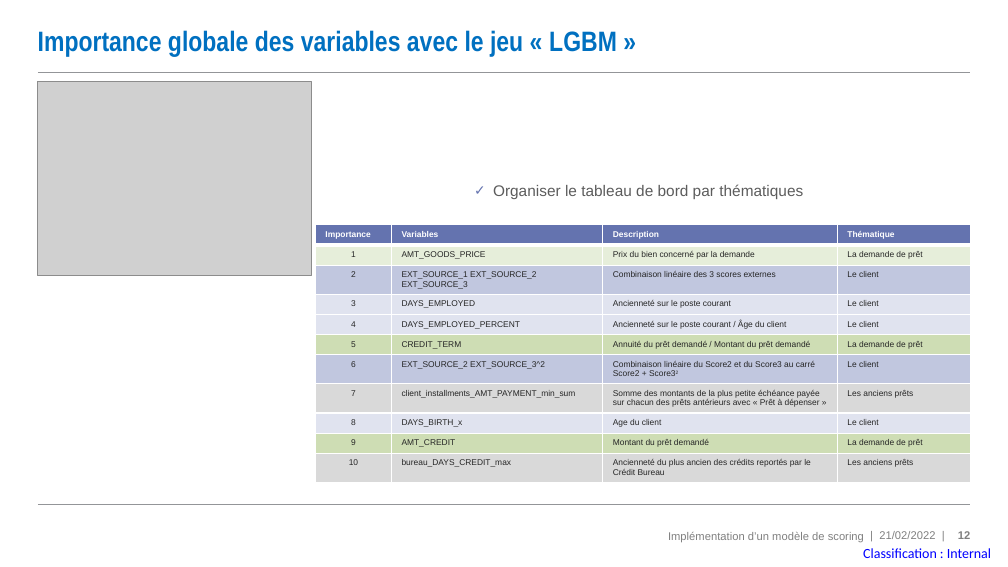
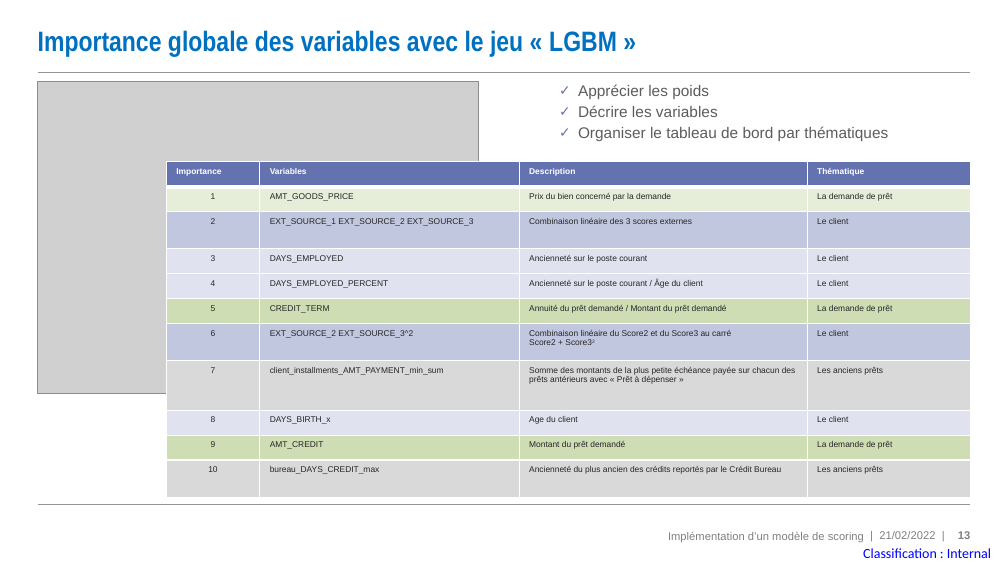
Before and after one commit to MadesLaurence/OpenClassrooms-Fruits-Project-8-, a slide deck: slide 13 of PPAD_07_support.pptx (slide 12 before the commit). Drawn at 1008x567 pixels with LibreOffice and Linux fonts; fonts in the diff are those of the drawing; grey boxes stand for pictures. Boxes give left, top, right and bottom in pixels: in the first picture for what was removed or moved away, otherwise in the second. Text is boxed around its words. In the diff, an @@ line names an element or a change of style, - is before the commit and + after.

```diff
--- a/PPAD_07_support.pptx
+++ b/PPAD_07_support.pptx
@@ picture: place and size @@
-picture at <box>37,82,311,275</box>
+picture at <box>37,82,479,393</box>
@@ text "Apprécier les poids": place and size @@
-text "Apprécier les poids" at <box>493,184,803,199</box>
+text "Apprécier les poids" at <box>578,84,888,141</box>
@@ text at <box>578,84,718,117</box>: paragraphs added @@
+  ✓ Apprécier les poids
+  ✓ Décrire les variables
@@ table: place and size @@
-table at <box>316,225,972,497</box>
+table at <box>166,162,971,498</box>
```
Also in this commit, not shown: 7 other slides changed.
